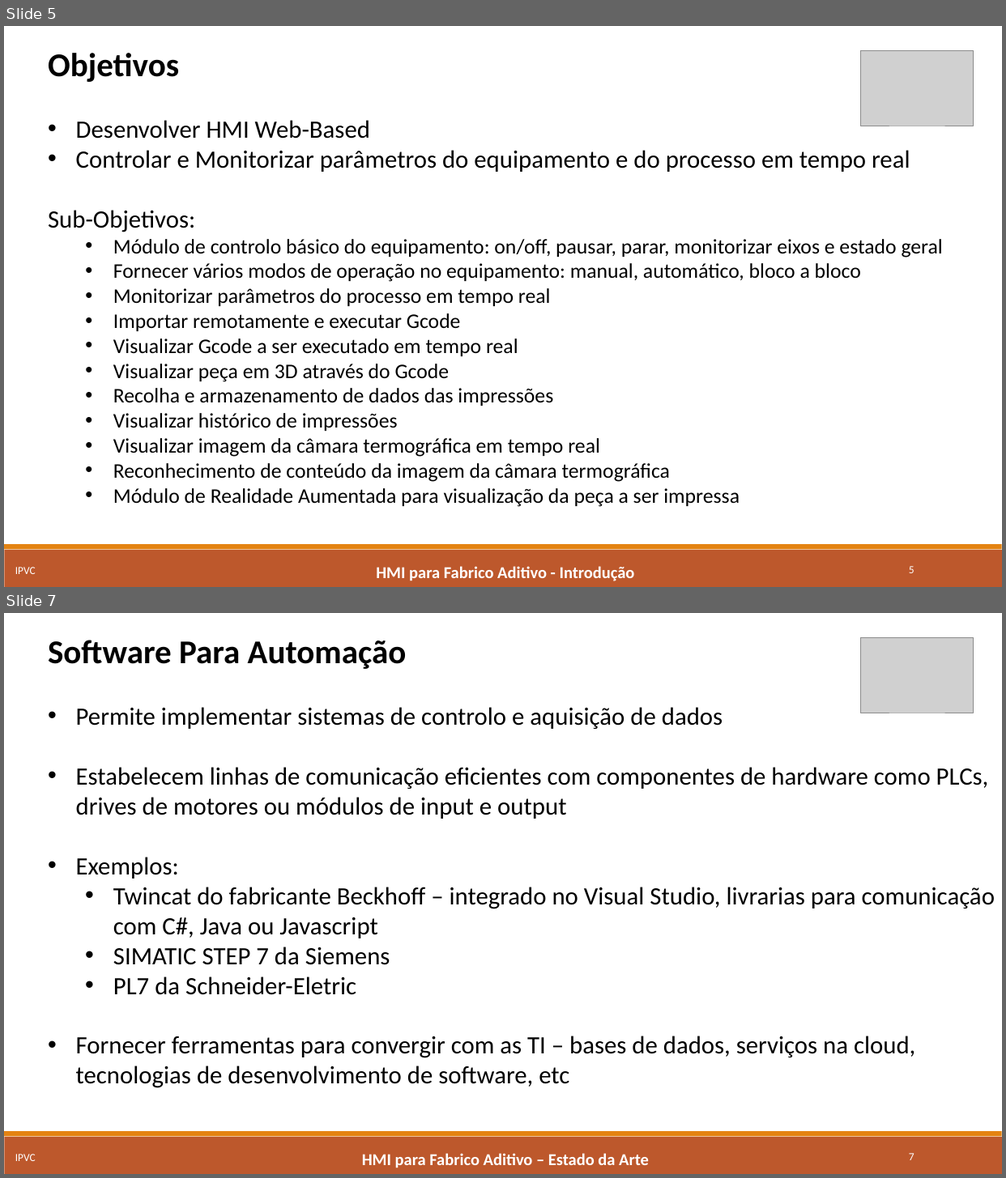
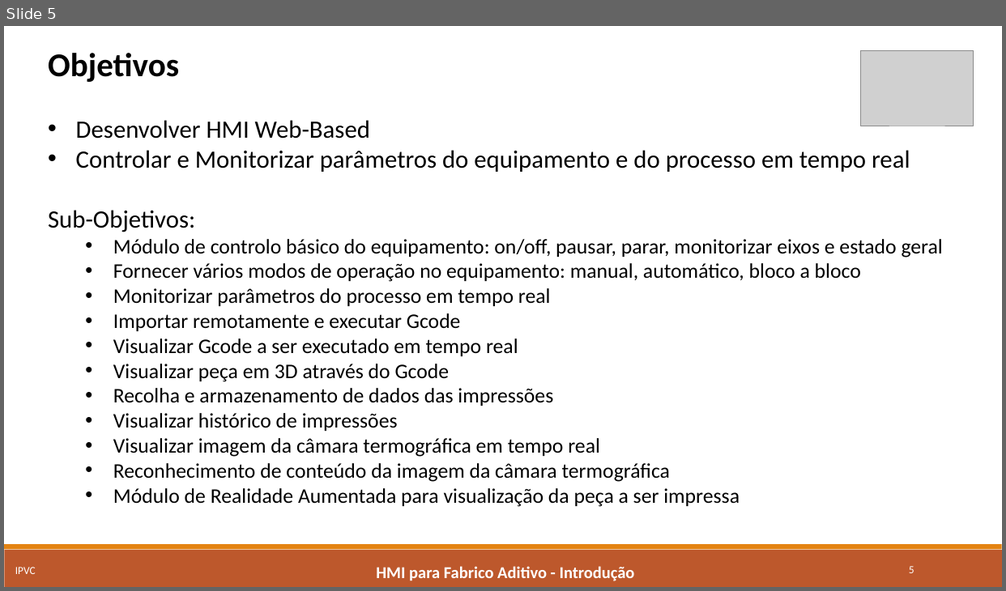
Before and after one commit to marcorlsrodrigues/projeto, a slide deck: Apresentacao_Final_MarcoRodrigues4652.pptx. Shown one above the other, each under a label of ours: slides 5 and 7 before the commit, slide 5 after it; the slides between them are not shown. The pictures are 1006x1178 and 1006x591 pixels, drawn with LibreOffice and Linux fonts; fonts in the diff are those of the drawing; grey boxes stand for pictures. Boxes give left, top, right and bottom in pixels: in the first picture for what was removed or moved away, otherwise in the second. Text is boxed around its words. In the diff, an @@ line names an element or a change of style, - is before the commit and + after.

```diff
--- a/Apresentacao_Final_MarcoRodrigues4652.pptx
+++ b/Apresentacao_Final_MarcoRodrigues4652.pptx
@@ slide 7 removed at (x1=4, y1=613, x2=1002, y2=1174), background #FFFFFF; not listed: 2 template elements that a slide beside it also shows @@
@@ text removed at (x1=48, y1=640, x2=995, y2=1088) @@
-Software Para Automação
-• Permite implementar sistemas de controlo e aquisição de dados
-• Estabelecem linhas de comunicação eficientes com componentes de hardware como PLCs, drives de motores ou módulos de input e output
-• Exemplos:
-  • Twincat do fabricante Beckhoff – integrado no Visual Studio, livrarias para comunicação com C#, Java ou Javascript
-  • SIMATIC STEP 7 da Siemens
-  • PL7 da Schneider-Eletric
-• Fornecer ferramentas para convergir com as TI – bases de dados, serviços na cloud, tecnologias de desenvolvimento de software, etc
@@ picture removed at (x1=861, y1=637, x2=974, y2=713) @@
@@ text removed at (x1=15, y1=1154, x2=36, y2=1161) @@
-IPVC
@@ text removed at (x1=362, y1=1153, x2=649, y2=1169) @@
-HMI para Fabrico Aditivo – Estado da Arte
@@ page number removed at (x1=909, y1=1153, x2=914, y2=1161) @@
-7
```
Also in this commit, not shown: 3 slides changed, 2 slides added, 9 other slides removed.
